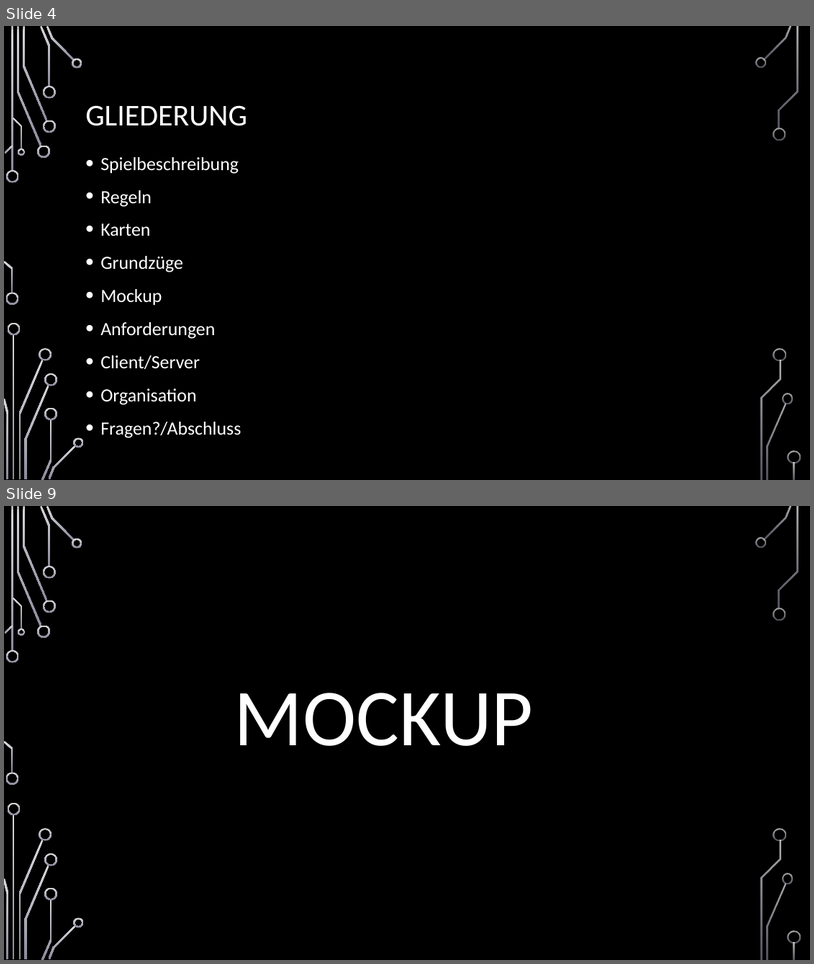
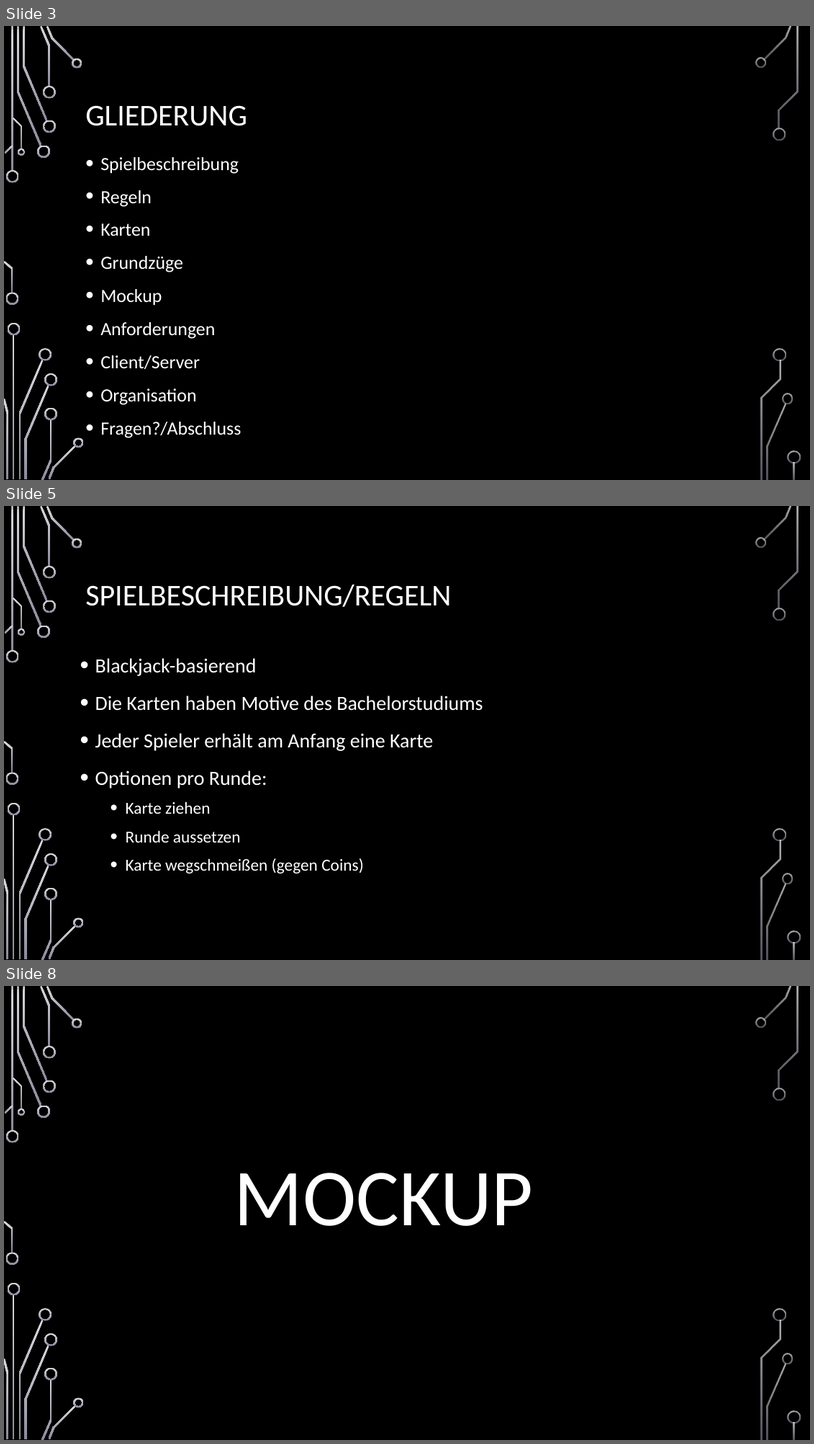
Before and after one commit to jnussbaum/TheBachelorsChaseGame, a slide deck: documents/Meilensteine/Meilenstein I/Meilenstein_1_Präsentation.pptx. Shown one above the other, each under a label of ours: slides 4 and 9 before the commit, slides 3, 5 and 8 after it; the slides between them are not shown. The pictures are 814x964 and 814x1444 pixels, drawn with LibreOffice and Linux fonts; fonts in the diff are those of the drawing; background and template pictures are left out. Boxes give left, top, right and bottom in pixels: in the first picture for what was removed or moved away, otherwise in the second. Text is boxed around its words. In the diff, an @@ line names an element or a change of style, - is before the commit and + after.

```diff
--- a/documents/Meilensteine/Meilenstein I/Meilenstein_1_Präsentation.pptx
+++ b/documents/Meilensteine/Meilenstein I/Meilenstein_1_Präsentation.pptx
@@ slide 5 added at <box>4,506,810,960</box>, background picture (left out); not listed: 36 template elements that a slide beside it also shows @@
@@ title added at <box>85,584,451,607</box>, 36 pt, text #FFFFFF @@
+SPIELBESCHREIBUNG/REGELN
@@ text added at <box>95,658,483,873</box>, 24 pt, text #FFFFFF @@
+• Blackjack-basierend
+• Die Karten haben Motive des Bachelorstudiums
+• Jeder Spieler erhält am Anfang eine Karte
+• Optionen pro Runde:
+  • Karte ziehen
+  • Runde aussetzen
+  • Karte wegschmeißen (gegen Coins)
@@ what was slide 4 is now slide 3 @@
@@ what was slide 9 is now slide 8 @@
```
Also in this commit, not shown: 4 slides changed, 5 other slides added, 12 slides removed.
